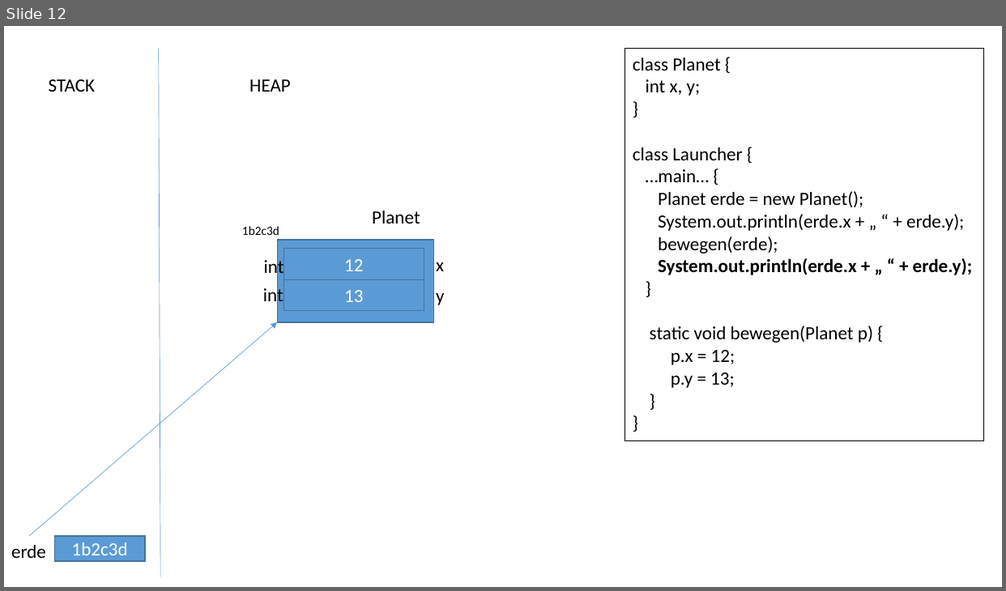
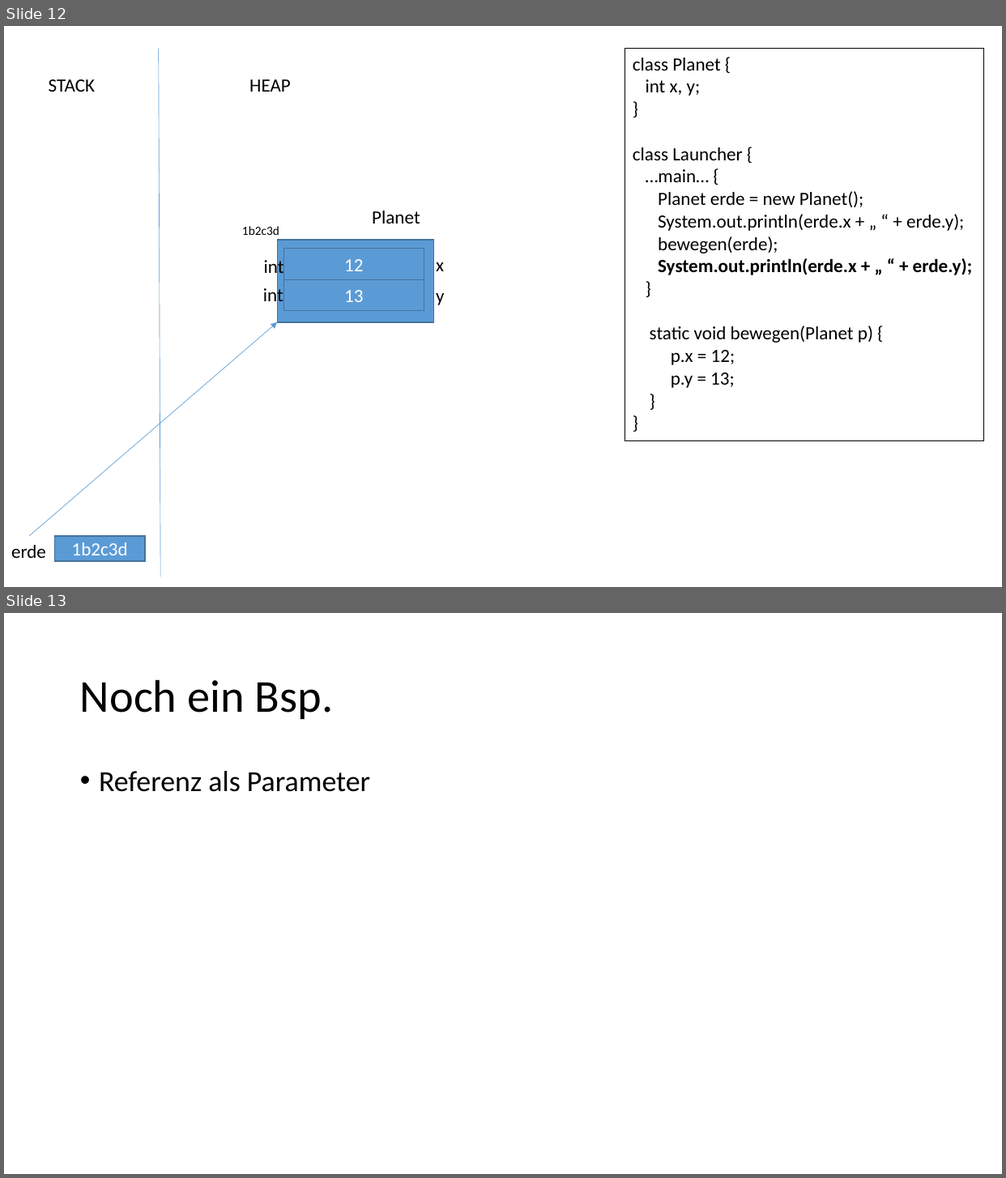
Before and after one commit to ccjavadozent/oca_162982, a slide deck: Diagramme/Klassen Objekte Referenzen.pptx. Shown one above the other, each under a label of ours: slide 12 before the commit, slides 12 and 13 after it. The pictures are 1006x591 and 1006x1178 pixels, drawn with LibreOffice and Linux fonts; fonts in the diff are those of the drawing. Boxes give left, top, right and bottom in pixels: in the first picture for what was removed or moved away, otherwise in the second. Text is boxed around its words. In the diff, an @@ line names an element or a change of style, - is before the commit and + after.

```diff
--- a/Diagramme/Klassen Objekte Referenzen.pptx
+++ b/Diagramme/Klassen Objekte Referenzen.pptx
@@ slide 13 added at <box>4,613,1002,1174</box>, background #FFFFFF @@
@@ title added at <box>80,679,334,719</box>, 44 pt, text #000000 @@
+Noch ein Bsp.
@@ text added at <box>99,771,370,792</box>, 28 pt, text #000000 @@
+• Referenz als Parameter
```
Also in this commit, not shown: 1 slide changed, 13 other slides added, 3 other files.
